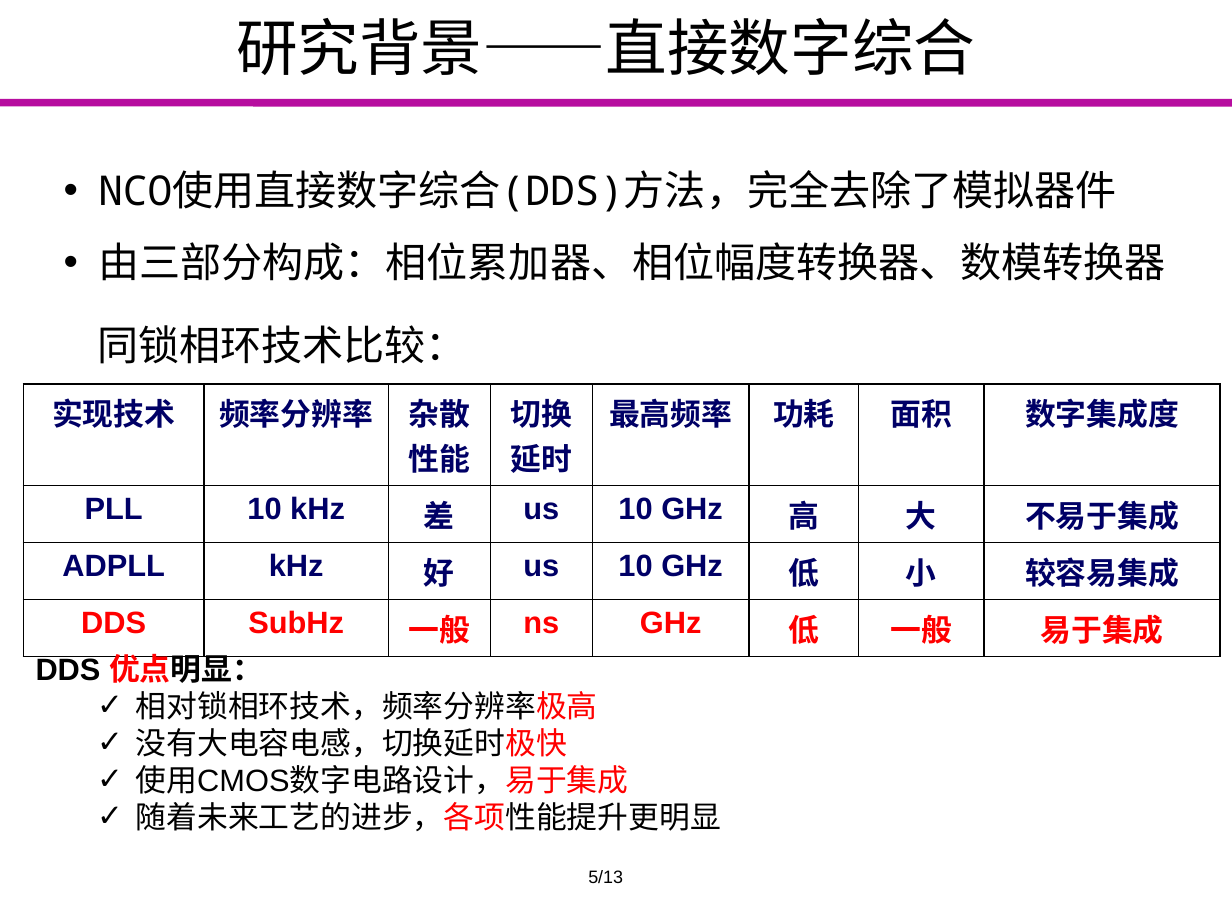
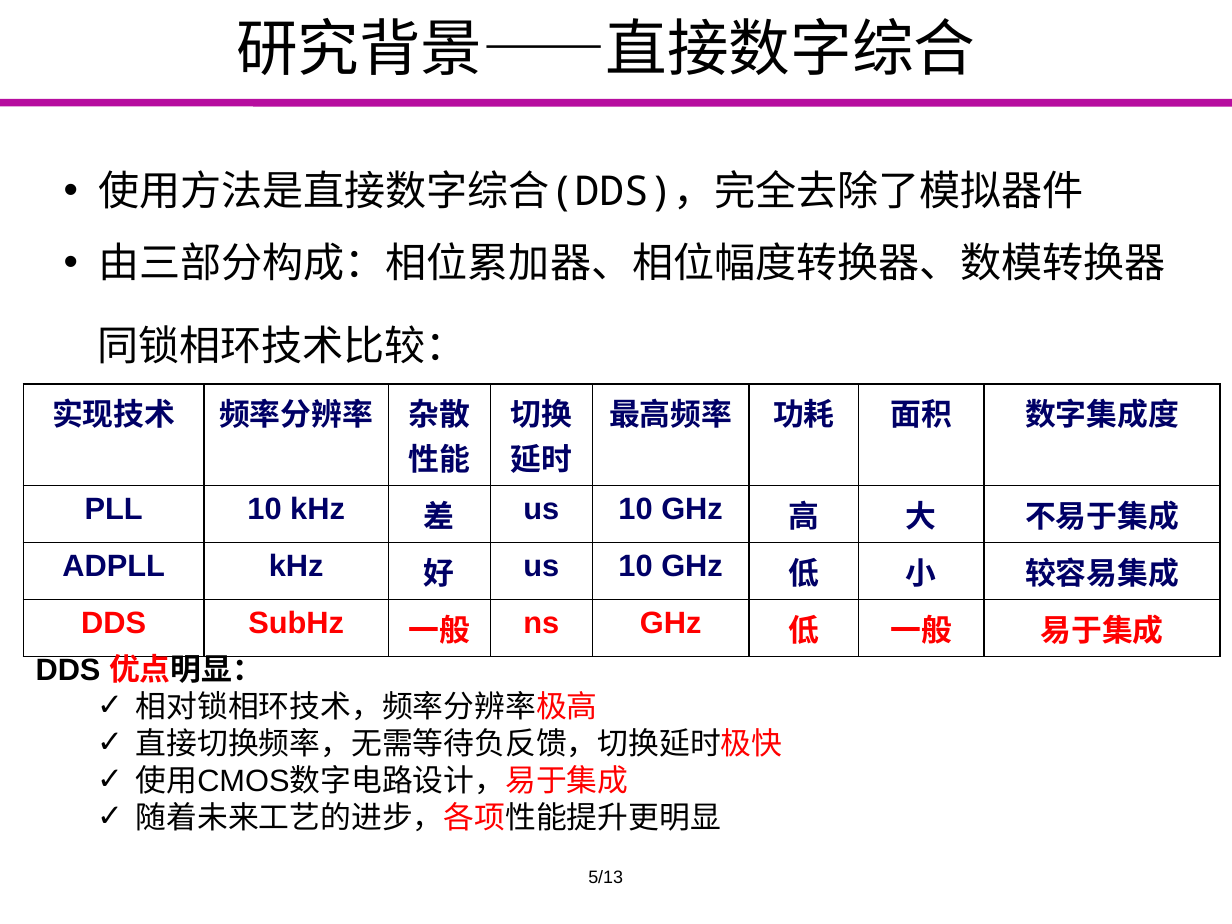
Before and after one commit to Markov2016/kaiti, a slide deck: slide 5 of ppt/yyx_v1.1.pptx. Drawn at 1232x924 pixels with LibreOffice and Linux fonts; fonts in the diff are those of the drawing; background and template pictures are left out. Boxes give left, top, right and bottom in pixels: in the first picture for what was removed or moved away, otherwise in the second. Text is boxed around its words. In the diff, an @@ line names an element or a change of style, - is before the commit and + after.

```diff
--- a/ppt/yyx_v1.1.pptx
+++ b/ppt/yyx_v1.1.pptx
@@ text at (98,170,1084,212): text changed @@
-• NCO使用直接数字综合(DDS)方法，完全去除了模拟器件
+• 使用方法是直接数字综合(DDS)，完全去除了模拟器件
@@ text at (136,728,783,757): text changed @@
-  ✓ 没有大电容电感，切换延时极快
+  ✓ 直接切换频率，无需等待负反馈，切换延时极快
```
Also in this commit, not shown: 8 other slides changed, 1 slide added, 1 slide removed.
